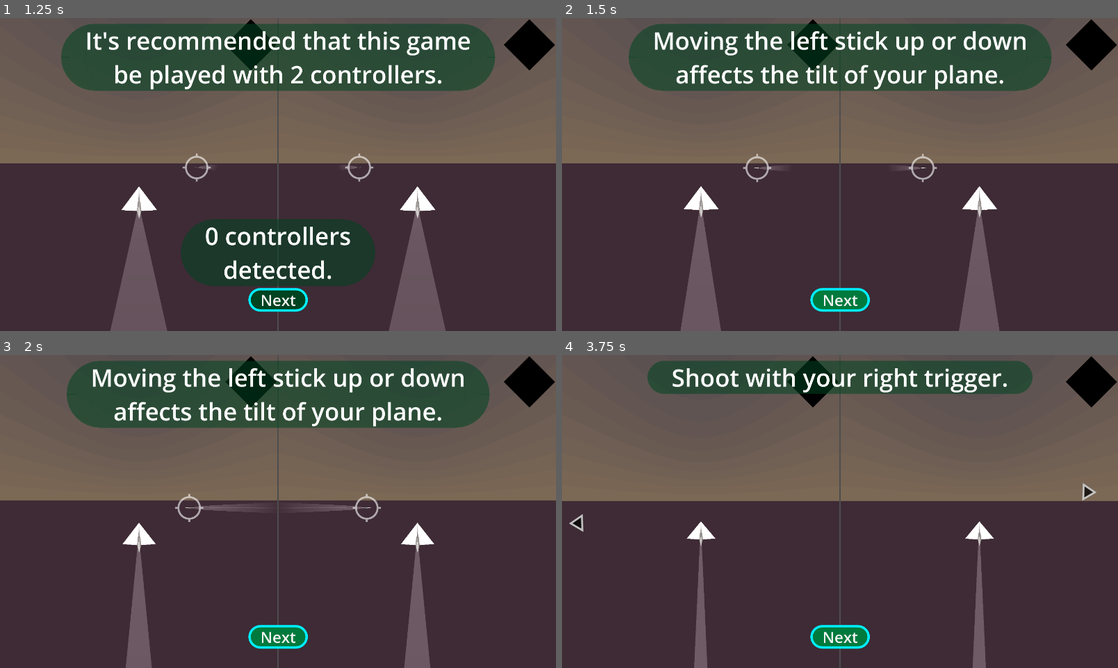
Above: before the commit, frames 1-4 (two rows, left to right).
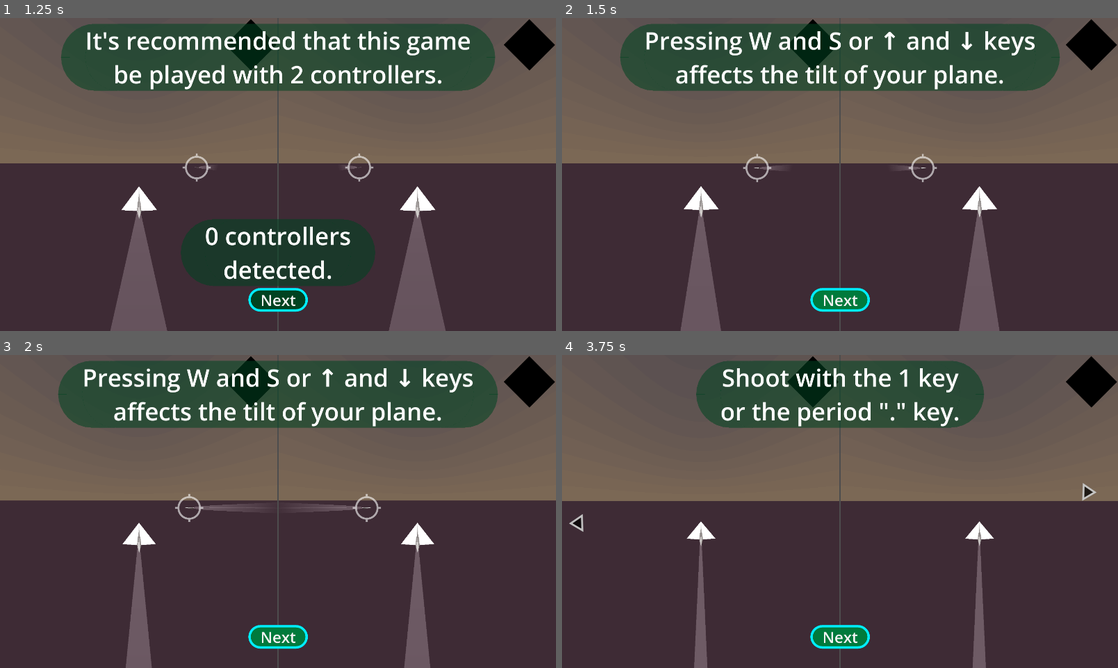
Above: after the commit, the same moments.

Repository: proximadams/Paper-Pilots
Game: Godot game, scene res://scenes/main_menu.tscn
Two runs of this game, one before a commit and one after it. Both use one fixed random seed, a clock stepped at 60 frames per second and the inputs below. A sky picture missing from this copy of the repository is replaced by a grey-blue gradient. Sound files missing from this copy of the repository are replaced by a short silence.
Inputs:
- Up to frame 1 (1.25 s): click "How to play" at 0.5 s
- Up to frame 2 (1.5 s): click "Next" at 1.25 s
- Up to frame 3 (2 s): no input
- Up to frame 4 (3.75 s): click "Next" at 2 s; click "Next" at 2.75 s; tap Enter at 3.5 s

Frame 1 is identical in both runs. In frame 2, 3.2% of the frame differs, in the area x 10-90%, y 1-24%; in frame 3, 3.2%; in frame 4, 8.7%, in the area x 15-85%, y 1-24%.

Commit message:
text changes depending on # of controllers connected

Diff:
--- a/project.godot
+++ b/project.godot
@@ -30,6 +30,42 @@
 
 [input]
 
+ui_accept={
+"deadzone": 0.5,
+"events": [Object(InputEventKey,"resource_local_to_scene":false,"resource_name":"","device":0,"window_id":0,"alt_pressed":false,"shift_pressed":false,"ctrl_pressed":false,"meta_pressed":false,"pressed":false,"keycode":4194309,"physical_keycode":0,"key_label":0,"unicode":0,"location":0,"echo":false,"script":null)
+, Object(InputEventKey,"resource_local_to_scene":false,"resource_name":"","device":0,"window_id":0,"alt_pressed":false,"shift_pressed":false,"ctrl_pressed":false,"meta_pressed":false,"pressed":false,"keycode":4194310,"physical_keycode":0,"key_label":0,"unicode":0,"location":0,"echo":false,"script":null)
+, Object(InputEventKey,"resource_local_to_scene":false,"resource_name":"","device":0,"window_id":0,"alt_pressed":false,"shift_pressed":false,"ctrl_pressed":false,"meta_pressed":false,"pressed":false,"keycode":32,"physical_keycode":0,"key_label":0,"unicode":32,"location":0,"echo":false,"script":null)
+, Object(InputEventJoypadButton,"resource_local_to_scene":false,"resource_name":"","device":-1,"button_index":0,"pressure":0.0,"pressed":true,"script":null)
+]
+}
+ui_left={
+"deadzone": 0.5,
+"events": [Object(InputEventKey,"resource_local_to_scene":false,"resource_name":"","device":0,"window_id":0,"alt_pressed":false,"shift_pressed":false,"ctrl_pressed":false,"meta_pressed":false,"pressed":false,"keycode":4194319,"physical_keycode":0,"key_label":0,"unicode":0,"location":0,"echo":false,"script":null)
+, Object(InputEventJoypadButton,"resource_local_to_scene":false,"resource_name":"","device":-1,"button_index":13,"pressure":0.0,"pressed":false,"script":null)
+, Object(InputEventJoypadMotion,"resource_local_to_scene":false,"resource_name":"","device":-1,"axis":0,"axis_value":-1.0,"script":null)
+]
+}
+ui_right={
+"deadzone": 0.5,
+"events": [Object(InputEventKey,"resource_local_to_scene":false,"resource_name":"","device":0,"window_id":0,"alt_pressed":false,"shift_pressed":false,"ctrl_pressed":false,"meta_pressed":false,"pressed":false,"keycode":4194321,"physical_keycode":0,"key_label":0,"unicode":0,"location":0,"echo":false,"script":null)
+, Object(InputEventJoypadButton,"resource_local_to_scene":false,"resource_name":"","device":-1,"button_index":14,"pressure":0.0,"pressed":false,"script":null)
+, Object(InputEventJoypadMotion,"resource_local_to_scene":false,"resource_name":"","device":-1,"axis":0,"axis_value":1.0,"script":null)
+]
+}
+ui_up={
+"deadzone": 0.5,
+"events": [Object(InputEventKey,"resource_local_to_scene":false,"resource_name":"","device":0,"window_id":0,"alt_pressed":false,"shift_pressed":false,"ctrl_pressed":false,"meta_pressed":false,"pressed":false,"keycode":4194320,"physical_keycode":0,"key_label":0,"unicode":0,"location":0,"echo":false,"script":null)
+, Object(InputEventJoypadButton,"resource_local_to_scene":false,"resource_name":"","device":-1,"button_index":11,"pressure":0.0,"pressed":false,"script":null)
+, Object(InputEventJoypadMotion,"resource_local_to_scene":false,"resource_name":"","device":-1,"axis":1,"axis_value":-1.0,"script":null)
+]
+}
+ui_down={
+"deadzone": 0.5,
+"events": [Object(InputEventKey,"resource_local_to_scene":false,"resource_name":"","device":0,"window_id":0,"alt_pressed":false,"shift_pressed":false,"ctrl_pressed":false,"meta_pressed":false,"pressed":false,"keycode":4194322,"physical_keycode":0,"key_label":0,"unicode":0,"location":0,"echo":false,"script":null)
+, Object(InputEventJoypadButton,"resource_local_to_scene":false,"resource_name":"","device":-1,"button_index":12,"pressure":0.0,"pressed":false,"script":null)
+, Object(InputEventJoypadMotion,"resource_local_to_scene":false,"resource_name":"","device":-1,"axis":1,"axis_value":1.0,"script":null)
+]
+}
 move_left_p1={
 "deadzone": 0.2,
 "events": [Object(InputEventKey,"resource_local_to_scene":false,"resource_name":"","device":-1,"window_id":0,"alt_press …(191 unchanged characters)…
--- a/scenes/how_to_play_level.tscn
+++ b/scenes/how_to_play_level.tscn
@@ -177,7 +177,7 @@
 player1 = NodePath("../Player1")
 player2 = NodePath("../Player2")
 
-[node name="HowToPlayUI" type="Control" parent="."]
+[node name="HowToPlayUI" type="Control" parent="." node_paths=PackedStringArray("controllerCountLabel", "visibleControllerCount2", "visibleControllerCount1", "visibleControllerCount0")]
 layout_mode = 3
 anchors_preset = 15
 anchor_right = 1.0
@@ -185,6 +185,10 @@
 grow_horizontal = 2
 grow_vertical = 2
 script = ExtResource("15_b0nsj")
+controllerCountLabel = NodePath("i1_RecommendController/BottomLabel")
+visibleControllerCount2 = [NodePath("i2_MovementVertical/2controllersLabel"), NodePath("i3_MovementHorizontal/2controllersLabel"), NodePath("i5_Shoot1/2controllersLabel"), NodePath("i11_Pillar3/2controllersLabel")]
+visibleControllerCount1 = [NodePath("i2_MovementVertical/1controllerLabel"), NodePath("i3_MovementHorizontal/1controllersLabel"), NodePath("i5_Shoot1/1controllersLabel"), NodePath("i11_Pillar3/1controllersLabel")]
+visibleControllerCount0 = [NodePath("i2_MovementVertical/0controllersLabel"), NodePath("i3_MovementHorizontal/0controllersLabel"), NodePath("i5_Shoot1/0controllersLabel"), NodePath("i11_Pillar3/0controllersLabel")]
 
 [node name="i1_RecommendController" type="Control" parent="HowToPlayUI"]
 layout_mode = 1
@@ -236,7 +240,7 @@
 grow_horizontal = 2
 grow_vertical = 2
 
-[node name="TopLabel" type="Label" parent="HowToPlayUI/i2_MovementVertical"]
+[node name="2controllersLabel" type="Label" parent="HowToPlayUI/i2_MovementVertical"]
 layout_mode = 1
 anchors_preset = 5
 anchor_left = 0.5
@@ -247,10 +251,43 @@
 offset_bottom = 301.0
 grow_horizontal = 2
 theme = ExtResource("16_8uvs1")
-text = "Moving the left stick up or down
+text = "Moving the left stick up and down
 affects the tilt of your plane."
 horizontal_alignment = 1
 
+[node name="1controllerLabel" type="Label" parent="HowToPlayUI/i2_MovementVertical"]
+visible = false
+layout_mode = 1
+anchors_preset = 5
+anchor_left = 0.5
+anchor_right = 0.5
+offset_left = -876.5
+offset_top = 24.0
+offset_right = 876.5
+offset_bottom = 301.0
+grow_horizontal = 2
+theme = ExtResource("16_8uvs1")
+text = " Moving the left stick up and down
+ or pressing ↑ and ↓ keys affects
+ the tilt of your plane. "
+horizontal_alignment = 1
+
+[node name="0controllersLabel" type="Label" parent="HowToPlayUI/i2_MovementVertical"]
+visible = false
+layout_mode = 1
+anchors_preset = 5
+anchor_left = 0.5
+anchor_right = 0.5
+offset_left = -782.5
+offset_top = 24.0
+offset_right = 782.5
+offset_bottom = 301.0
+grow_horizontal = 2
+theme = ExtResource("16_8uvs1")
+text = "Pressing W and S or ↑ and ↓ keys
+affects the tilt of your plane."
+horizontal_alignment = 1
+
 [node name="i3_MovementHorizontal" type="Control" parent="HowToPlayUI"]
 visible = false
 layout_mode = 1
@@ -260,7 +297,7 @@
 grow_horizontal = 2
 grow_vertical = 2
 
-[node name="TopLabel" type="Label" parent="HowToPlayUI/i3_MovementHorizontal"]
+[node name="2controllersLabel" type="Label" parent="HowToPlayUI/i3_MovementHorizontal"]
 layout_mode = 1
 anchors_preset = 5
 anchor_left = 0.5
@@ -272,7 +309,40 @@
 grow_horizontal = 2
 theme = ExtResource("16_8uvs1")
 text = "Moving the left stick left
-or right rotates your plane."
+and right rotates your plane."
+horizontal_alignment = 1
+
+[node name="1controllersLabel" type="Label" parent="HowToPlayUI/i3_MovementHorizontal"]
+visible = false
+layout_mode = 1
+anchors_preset = 5
+anchor_left = 0.5
+anchor_right = 0.5
+offset_left = -751.0
+offset_top = 24.0
+offset_right = 751.0
+offset_bottom = 301.0
+grow_horizontal = 2
+theme = ExtResource("16_8uvs1")
+text = "Moving the left stick left and
+right or pressing ← and → keys
+will rotate your plane."
+horizontal_alignment = 1
+
+[node name="0controllersLabel" type="Label" parent="HowToPlayUI/i3_MovementHorizontal"]
+visible = false
+layout_mode = 1
+anchors_preset = 5
+anchor_left = 0.5
+anchor_right = 0.5
+offset_left = -751.0
+offset_top = 24.0
+offset_right = 751.0
+offset_bottom = 301.0
+grow_horizontal = 2
+theme = ExtResource("16_8uvs1")
+text = "Pressing A and D or ← and →
+keys will rotate your plane."
 horizontal_alignment = 1
 
 [node name="i4_Health" type="Control" parent="HowToPlayUI"]
@@ -309,7 +379,7 @@
 grow_horizontal = 2
 grow_vertical = 2
 
-[node name="TopLabel" type="Label" parent="HowToPlayUI/i5_Shoot1"]
+[node name="2controllersLabel" type="Label" parent="HowToPlayUI/i5_Shoot1"]
 layout_mode = 1
 anchors_preset = 5
 anchor_left = 0.5
@@ -321,6 +391,38 @@
 grow_horizontal = 2
 theme = ExtResource("16_8uvs1")
 text = "Shoot with your right trigger."
+horizontal_alignment = 1
+
+[node name="1controllersLabel" type="Label" parent="HowToPlayUI/i5_Shoot1"]
+visible = false
+layout_mode = 1
+anchors_preset = 5
+anchor_left = 0.5
+anchor_right = 0.5
+offset_left = -798.0
+offset_top = 24.0
+offset_right = 798.0
+offset_bottom = 161.0
+grow_horizontal = 2
+theme = ExtResource("16_8uvs1")
+text = "Shoot with the right trigger
+or the period \".\" key."
+horizontal_alignment = 1
+
+[node name="0controllersLabel" type="Label" parent="HowToPlayUI/i5_Shoot1"]
+visible = false
+layout_mode = 1
+anchors_preset = 5
+anchor_left = 0.5
+anchor_right = 0.5
+offset_left = -596.5
+offset_top = 24.0
+offset_right = 596.5
+offset_bottom = 301.0
+grow_horizontal = 2
+theme = ExtResource("16_8uvs1")
+text = "Shoot with the 1 key
+or the period \".\" key."
 horizontal_alignment = 1
 
 [node name="i6_Shoot2" type="Control" parent="HowToPlayUI"]
@@ -412,11 +514,12 @@
 anchors_preset = 5
 anchor_left = 0.5
 anchor_right = 0.5
-offset_left = 631.0
-offset_top = 230.0
-offset_right = 759.0
-offset_bottom = 358.0
-grow_horizontal = 2
+offset_left = 887.0
+offset_top = 486.0
+offset_right = 1015.0
+offset_bottom = 614.0
+grow_horizontal = 2
+rotation = 3.14159
 scale = Vector2(2, 2)
 texture = ExtResource("19_sji21")
 
@@ -425,11 +528,12 @@
 anchors_preset = 5
 anchor_left = 0.5
 anchor_right = 0.5
-offset_left = 631.0
-offset_top = 230.0
-offset_right = 759.0
-offset_bottom = 358.0
-grow_horizontal = 2
+offset_left = 887.0
+offset_top = 486.0
+offset_right = 1015.0
+offset_bottom = 614.0
+grow_horizontal = 2
+rotation = 3.14159
 scale = Vector2(2, 2)
 texture = ExtResource("18_8wl8q")
 
@@ -490,7 +594,7 @@
 grow_horizontal = 2
 grow_vertical = 2
 
-[node name="TopLabel" type="Label" parent="HowToPlayUI/i11_Pillar3"]
+[node name="2controllersLabel" type="Label" parent="HowToPlayUI/i11_Pillar3"]
 layout_mode = 1
 anchors_preset = 5
 anchor_left = 0.5
@@ -501,7 +605,39 @@
 offset_bottom = 161.0
 grow_horizontal = 2
 theme = ExtResource("16_8uvs1")
-text = "Use your item with your left trigger."
+text = "Use an item by pressing your left trigger."
+horizontal_alignment = 1
+
+[node name="1controllersLabel" type="Label" parent="HowToPlayUI/i11_Pillar3"]
+visible = false
+layout_mode = 1
+anchors_preset = 5
+anchor_left = 0.5
+anchor_right = 0.5
+offset_left = -1079.0
+offset_top = 24.0
+offset_right = 1080.0
+offset_bottom = 161.0
+grow_horizontal = 2
+theme = ExtResource("16_8uvs1")
+text = "Use an item by pressing your left trigger
+or by pressing the / key."
+horizontal_alignment = 1
+
+[node name="0controllersLabel" type="Label" parent="HowToPlayUI/i11_Pillar3"]
+visible = false
+layout_mode = 1
+anchors_preset = 5
+anchor_left = 0.5
+anchor_right = 0.5
+offset_left = -848.0
+offset_top = 24.0
+offset_right = 849.0
+offset_bottom = 161.0
+grow_horizontal = 2
+theme = ExtResource("16_8uvs1")
+text = "Use an item by pressing the ~` key
+or by pressing the / key."
 horizontal_alignment = 1
 
 [node name="NextButton" type="Button" parent="HowToPlayUI"]
--- a/scripts/global.gd
+++ b/scripts/global.gd
@@ -2,6 +2,7 @@
 
 const SAVE_FILE_PATH = 'user://settings.json'
 
+var numDevicesConnected := 0
 var rng
 var settingsData = {
 	'musicOn': true,
@@ -12,6 +13,7 @@
 	rng = RandomNumberGenerator.new()
 	rng.randomize()
 	_load_settings()
+	var _res = Input.connect('joy_connection_changed', _on_joy_connection_changed)
 
 func _load_settings():
 	if not FileAccess.file_exists(SAVE_FILE_PATH):
@@ -38,3 +40,13 @@
 	if result == -40.0:
 		result = -80.0
 	return result
+
+func _on_joy_connection_changed(_device: int, connected: bool) -> void:
+	if connected:
+		numDevicesConnected += 1
+	else:
+		numDevicesConnected -= 1
+
+	if numDevicesConnected < 0:
+		# should never be called but just to be safe...
+		numDevicesConnected = 0
--- a/scripts/how_to_play_ui.gd
+++ b/scripts/how_to_play_ui.gd
@@ -1,8 +1,46 @@
 extends Control
+
+@export var controllerCountLabel   : Label
+@export var visibleControllerCount2: Array[Label]
+@export var visibleControllerCount1: Array[Label]
+@export var visibleControllerCount0: Array[Label]
+
+var oldNumDevicesConnected := 0
+var screenIndex := 0
 
 @onready var screenArr: Array[Control] = _get_screen_children()
 
-var screenIndex = 0
+func _ready() -> void:
+	for currScreen in screenArr:
+		currScreen.visible = false
+	if 0 < screenArr.size():
+		screenArr[0].visible = true
+	_refresh_visible_labels()
+
+func _process(_delta: float) -> void:
+	if screenIndex == 0:
+		if oldNumDevicesConnected != Global.numDevicesConnected:
+			if Global.numDevicesConnected == 2:
+				on_next_button_pressed()
+			else:
+				if Global.numDevicesConnected == 1:
+					controllerCountLabel.text = str(Global.numDevicesConnected) + ' controller\ndetected.'
+				else:
+					controllerCountLabel.text = str(Global.numDevicesConnected) + ' controllers\ndetected.'
+	if oldNumDevicesConnected != Global.numDevicesConnected:
+		oldNumDevicesConnected = Global.numDevicesConnected
+		_refresh_visible_labels()
+
+func _refresh_visible_labels():
+	var visibleArr: Array[bool] = [false, false, false]
+	var visibleIndex: int = clamp(Global.numDevicesConnected, 0, 2)
+	visibleArr[visibleIndex] = true
+	for currLabel in visibleControllerCount0:
+		currLabel.visible = visibleArr[0]
+	for currLabel in visibleControllerCount1:
+		currLabel.visible = visibleArr[1]
+	for currLabel in visibleControllerCount2:
+		currLabel.visible = visibleArr[2]
 
 func _get_screen_children() -> Array[Control]:
 	var result: Array[Control] = []
--- a/scripts/level.gd
+++ b/scripts/level.gd
@@ -74,7 +74,7 @@
 	get_tree().change_scene_to_file('res://scenes/main_menu.tscn')
 
 func _input(event: InputEvent) -> void:
-	if (event is InputEventJoypadMotion or event is InputEventKey) and event.pressed:
+	if event is InputEventJoypadMotion or (event is InputEventKey and event.pressed):
 		_try_handle_use_item(event, 1)
 		_try_handle_use_item(event, 2)
 
